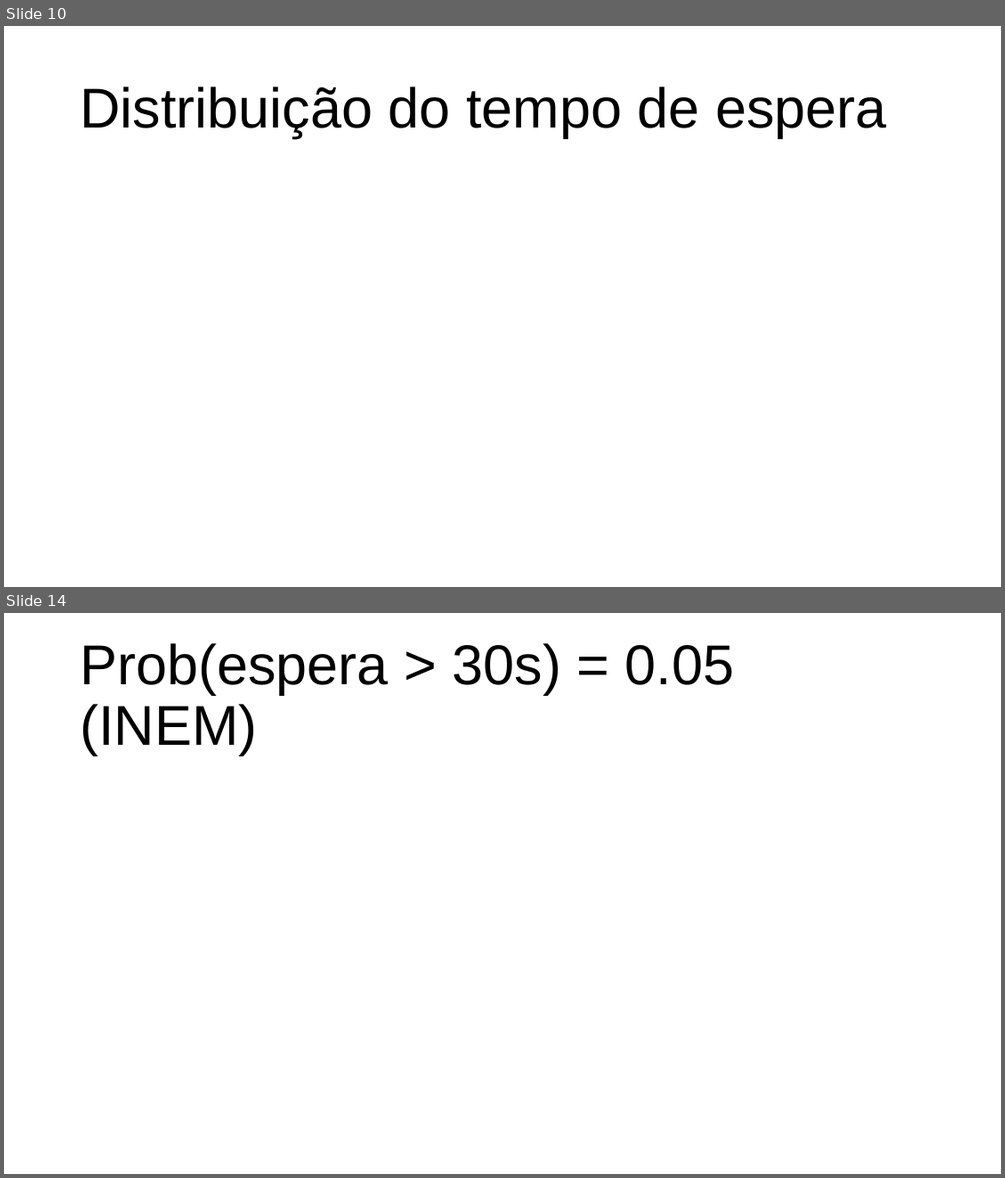
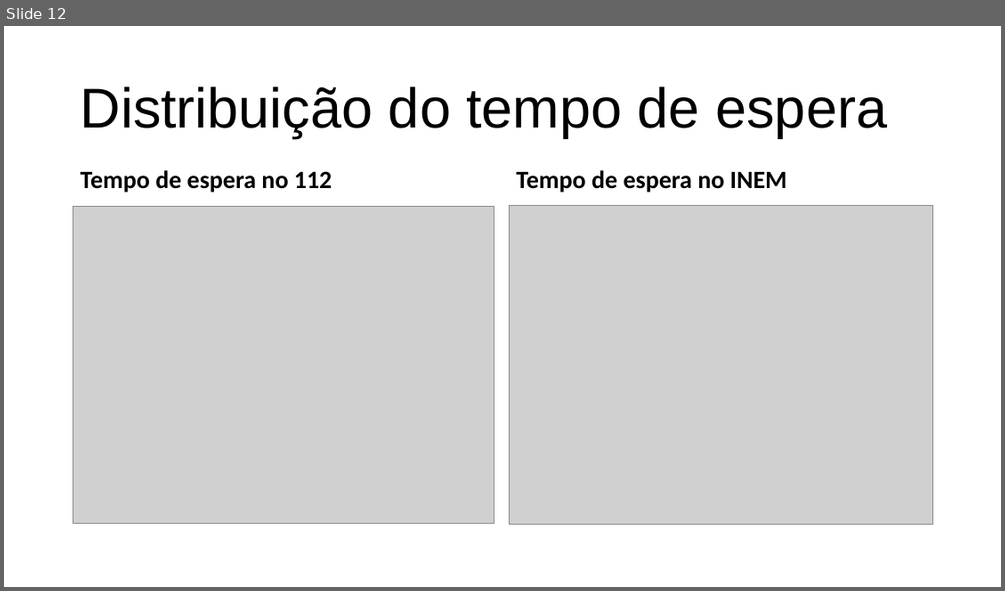
Before and after one commit to DiogoSoares1997/ST-1819I, a slide deck: ST.pptx. Shown one above the other, each under a label of ours: slides 10 and 14 before the commit, slide 12 after it; the slides between them are not shown. The pictures are 1005x1178 and 1005x591 pixels, drawn with LibreOffice and Linux fonts; fonts in the diff are those of the drawing; grey boxes stand for pictures. Boxes give left, top, right and bottom in pixels: in the first picture for what was removed or moved away, otherwise in the second. Text is boxed around its words. In the diff, an @@ line names an element or a change of style, - is before the commit and + after.

```diff
--- a/ST.pptx
+++ b/ST.pptx
@@ slide 14 removed at (4,613,1001,1174), background #FFFFFF @@
@@ title removed at (80,643,735,755) @@
-Prob(espera > 30s) = 0.05 (INEM)
@@ what was slide 10 is now slide 12 @@
@@ slide 12 changed as well @@
@@ text added at (81,170,332,192), 24 pt, text #000000, bold @@
+Tempo de espera no 112
@@ text added at (516,170,787,192), 24 pt, text #000000, bold @@
+Tempo de espera no INEM
@@ picture added at (73,206,494,523) @@
@@ picture added at (509,206,933,524) @@
```
Also in this commit, not shown: 6 other slides changed, 6 slides added, 6 other slides removed, 15 other files.
